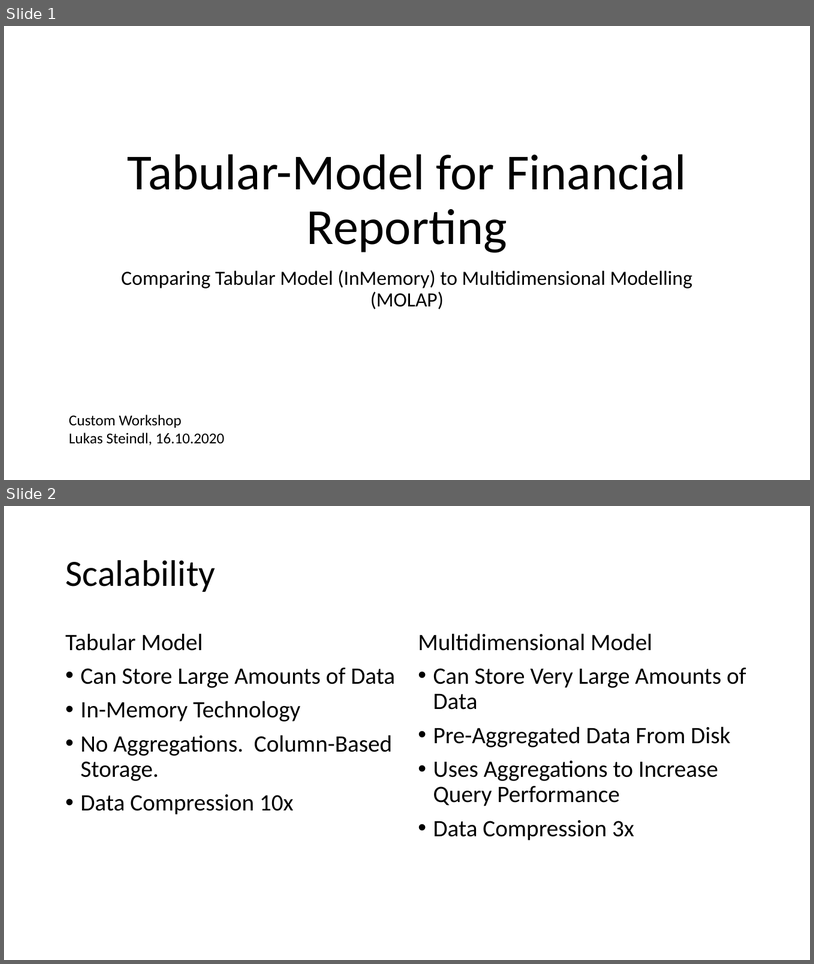
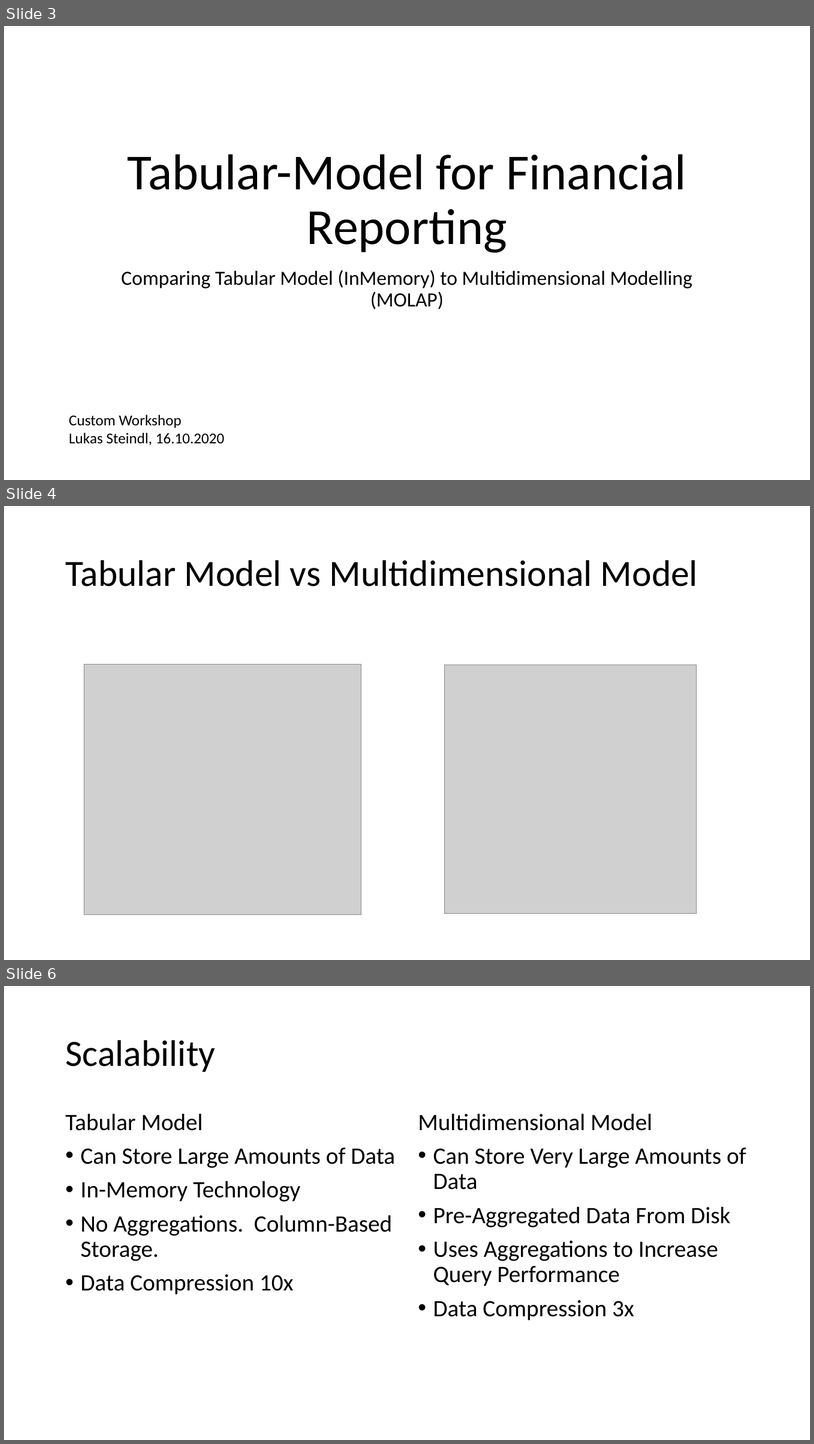
Before and after one commit to LukasSteindl/tabularmodelforfinance, a slide deck: Slides.pptx. Shown one above the other, each under a label of ours: slides 1 and 2 before the commit, slides 3, 4 and 6 after it; the slides between them are not shown. The pictures are 814x964 and 814x1444 pixels, drawn with LibreOffice and Linux fonts; fonts in the diff are those of the drawing; grey boxes stand for pictures. Boxes give left, top, right and bottom in pixels: in the first picture for what was removed or moved away, otherwise in the second. Text is boxed around its words. In the diff, an @@ line names an element or a change of style, - is before the commit and + after.

```diff
--- a/Slides.pptx
+++ b/Slides.pptx
@@ slide 4 added at bbox=[4, 506, 810, 960], background #FFFFFF @@
@@ title added at bbox=[65, 560, 698, 586], 44 pt, text #000000 @@
+Tabular Model vs Multidimensional Model
@@ picture added at bbox=[84, 664, 361, 915] @@
@@ picture added at bbox=[444, 665, 696, 914] @@
@@ what was slide 1 is now slide 3 @@
@@ what was slide 2 is now slide 6 @@
```
Also in this commit, not shown: 1 slide changed, 10 other slides added, 1 slide removed.
